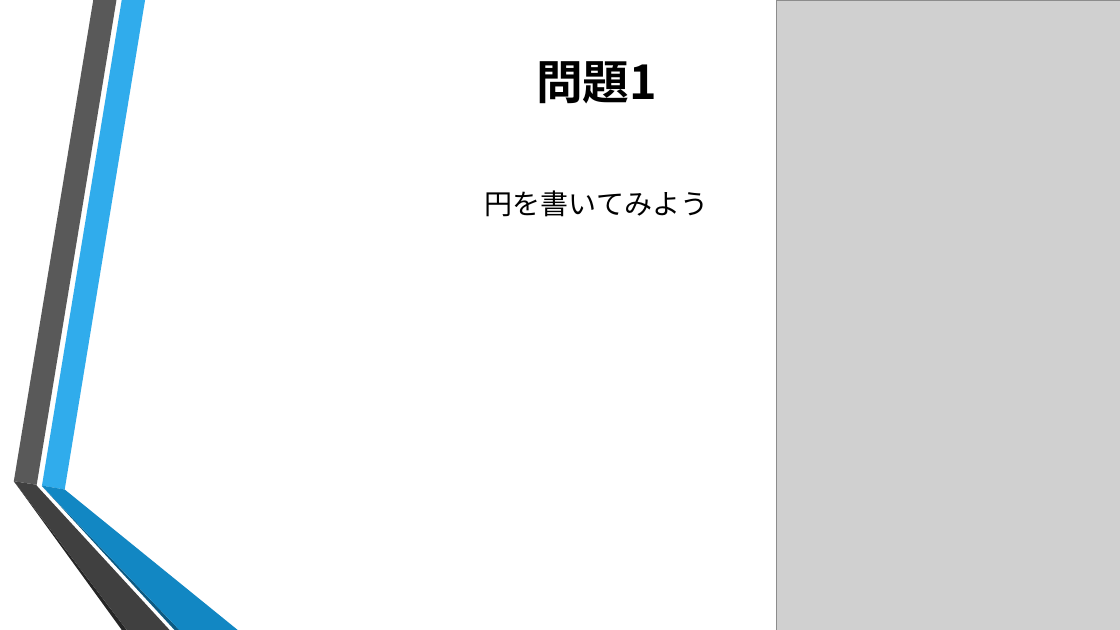
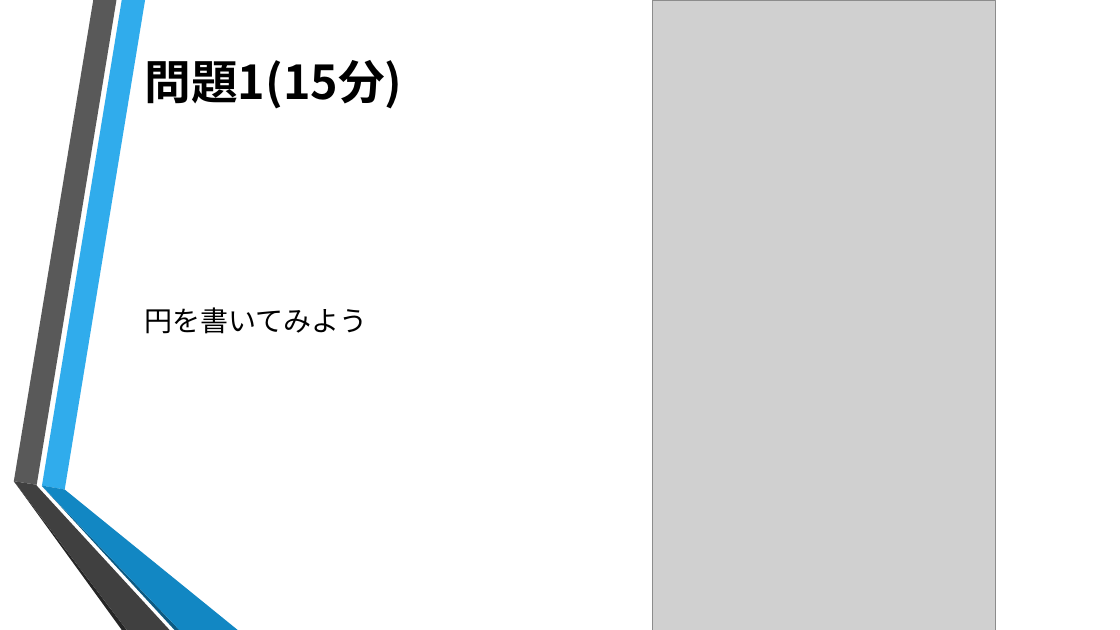
Before and after one commit to ColorSchemeSystem/1DaySummerIntern, a slide deck: slide 11 of 1day.pptx. Drawn at 1120x630 pixels with LibreOffice and Linux fonts; fonts in the diff are those of the drawing; grey boxes stand for pictures; background and template pictures are left out. Boxes give left, top, right and bottom in pixels: in the first picture for what was removed or moved away, otherwise in the second. Text is boxed around its words. In the diff, an @@ line names an element or a change of style, - is before the commit and + after.

```diff
--- a/1day.pptx
+++ b/1day.pptx
@@ picture moved from (x1=776, y1=0, x2=1120, y2=630) to (x1=652, y1=0, x2=996, y2=630) @@
@@ title at (x1=145, y1=60, x2=403, y2=109): text changed @@
-問題1
+問題1(15分)
@@ text "円を書いてみよう" moved from (x1=485, y1=190, x2=708, y2=217) to (x1=145, y1=307, x2=368, y2=334) @@
@@ text "円を書いてみよう" at (x1=145, y1=307, x2=368, y2=334): alignment centre to left @@
```
Also in this commit, not shown: 8 other slides changed, 6 other files.
